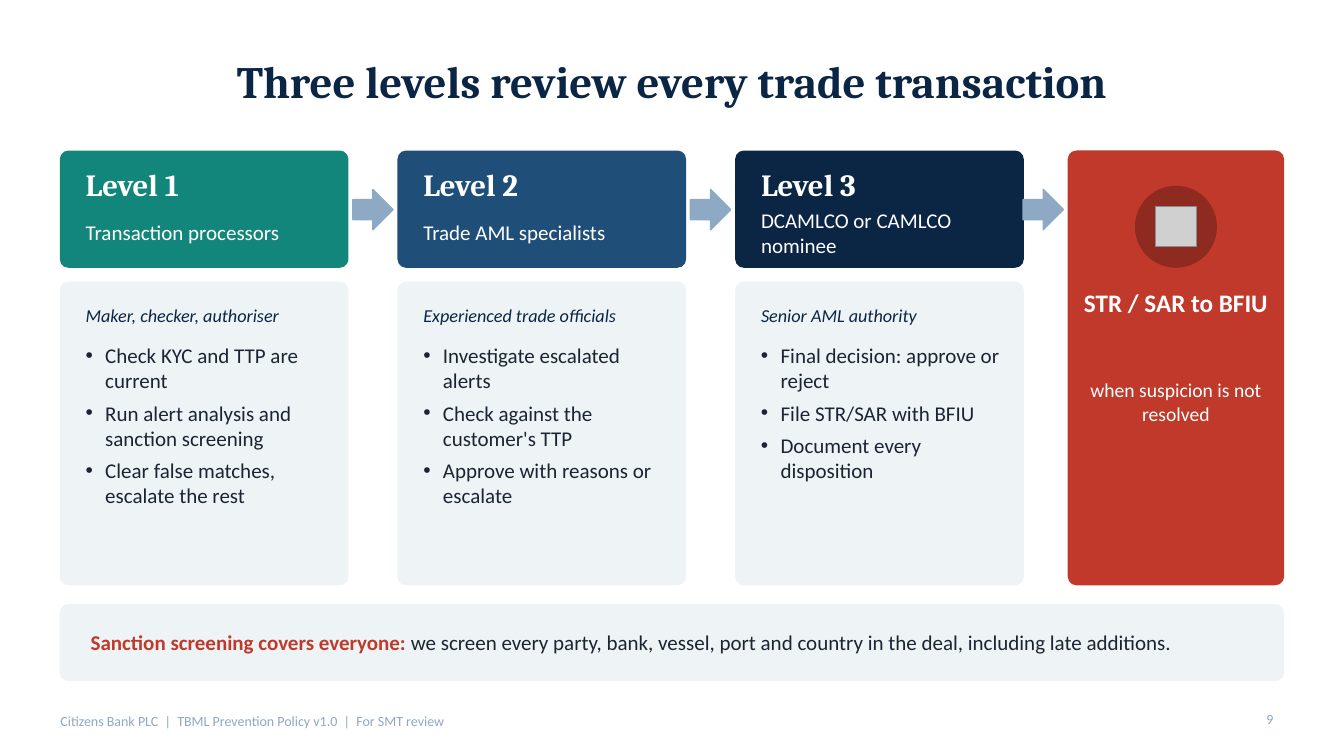
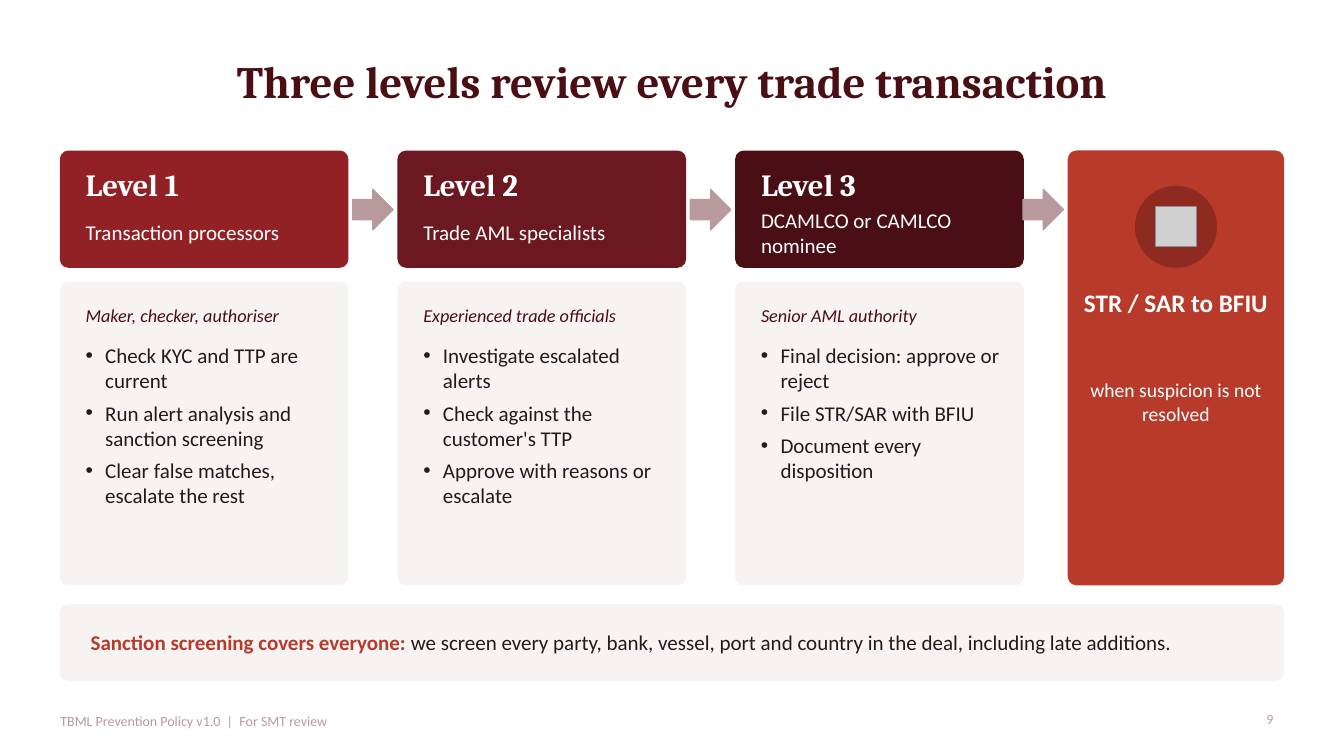
Before and after one commit to Subroto92/Code-check, a slide deck: slide 9 of TBML_Policy_SMT_Presentation.pptx. Drawn at 1344x756 pixels with LibreOffice and Linux fonts; fonts in the diff are those of the drawing; grey boxes stand for pictures; background and template pictures are left out. Boxes give left, top, right and bottom in pixels: in the first picture for what was removed or moved away, otherwise in the second. Text is boxed around its words. In the diff, an @@ line names an element or a change of style, - is before the commit and + after.

```diff
--- a/TBML_Policy_SMT_Presentation.pptx
+++ b/TBML_Policy_SMT_Presentation.pptx
@@ rounded rectangle at bbox=[60, 151, 348, 267]: fill #13867C to #912125; outline #13867C 1 pt to #912125 1 pt @@
@@ rounded rectangle at bbox=[398, 151, 686, 267]: fill #1F4E79 to #6B1820; outline #1F4E79 1 pt to #6B1820 1 pt @@
@@ rounded rectangle at bbox=[736, 151, 1023, 267]: fill #0B2545 to #4A0E15; outline #0B2545 1 pt to #4A0E15 1 pt @@
@@ fill #8DA9C4 to #B89A9D; outline #8DA9C4 1 pt to #B89A9D 1 pt in 3 elements at bbox=[353, 190, 393, 230], bbox=[691, 190, 731, 230], bbox=[1023, 190, 1064, 230] @@
@@ text colour #0B2545 to #4A0E15 in 4 elements at bbox=[237, 67, 1106, 108], bbox=[86, 309, 279, 324], bbox=[423, 309, 616, 325], bbox=[761, 309, 917, 325] @@
@@ text colour #1B2433 to #241A1C in 3 elements at bbox=[105, 348, 298, 503], bbox=[443, 348, 651, 503], bbox=[781, 348, 999, 482] @@
@@ fill #EEF4F5 to #F7F3F2; outline #EEF4F5 1 pt to #F7F3F2 1 pt in 4 elements at bbox=[60, 282, 348, 585], bbox=[398, 282, 686, 585], bbox=[736, 282, 1023, 585], bbox=[60, 605, 1284, 681] @@
@@ text "Sanction screening covers everyone: we ..." at bbox=[91, 635, 1171, 654]: text colour #C0392B to #B83A2B in "Sanction screening covers everyone:"; text colour #1B2433 to #241A1C in "we screen every party, bank, vessel, port ..." @@
@@ text at bbox=[60, 716, 327, 728]: text changed; text colour #8DA9C4 to #B89A9D @@
-Citizens Bank PLC | TBML Prevention Policy v1.0 | For SMT review
+TBML Prevention Policy v1.0 | For SMT review
@@ page number at bbox=[1266, 715, 1273, 724]: text colour #8DA9C4 to #B89A9D @@
```
Also in this commit, not shown: 11 other slides changed.
